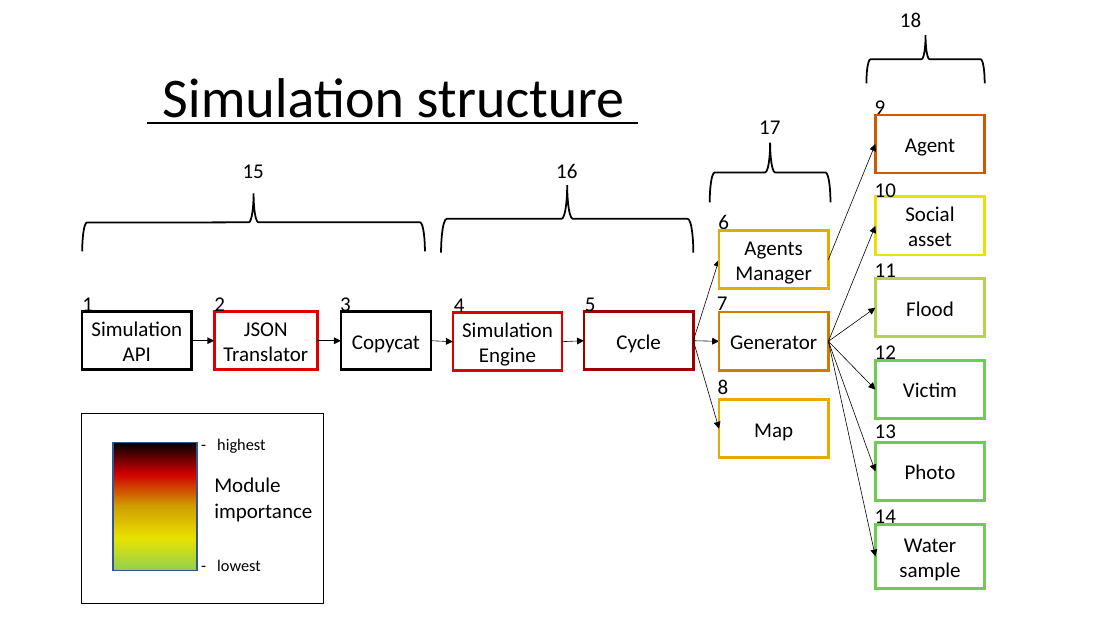
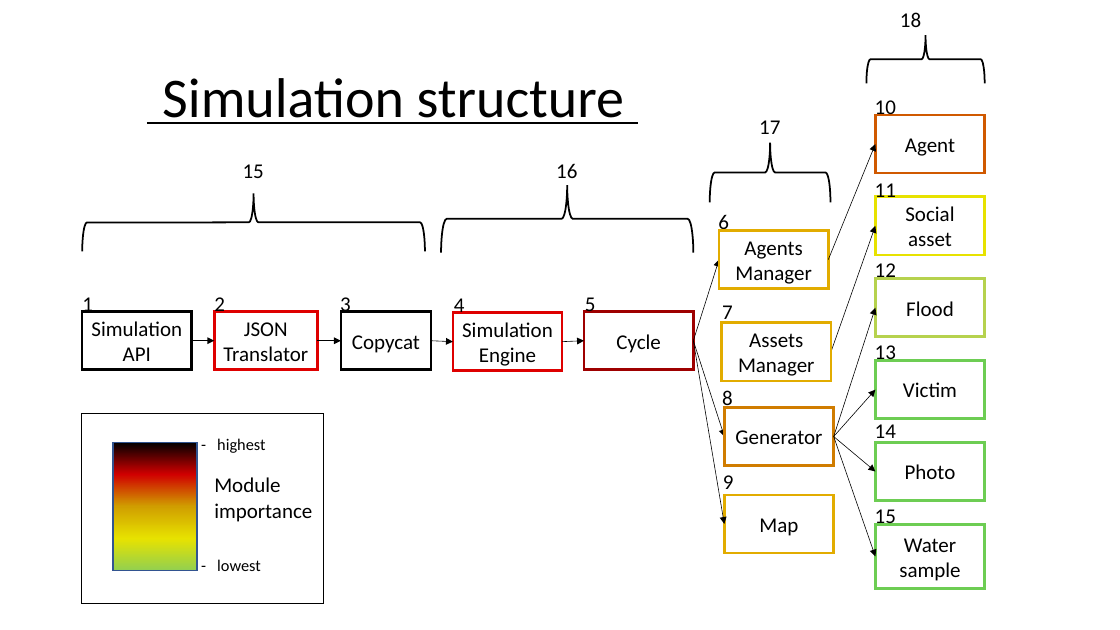
Before and after one commit to jojo0severo/DisasterSimulatorRefactored, a slide deck: slide 1 of docs/Documentation.pptx. Drawn at 1120x630 pixels with LibreOffice and Linux fonts; fonts in the diff are those of the drawing. Boxes give left, top, right and bottom in pixels: in the first picture for what was removed or moved away, otherwise in the second. Text is boxed around its words. In the diff, an @@ line names an element or a change of style, - is before the commit and + after.

```diff
--- a/docs/Documentation.pptx
+++ b/docs/Documentation.pptx
@@ arrow moved from (828, 341) - (875, 226) to (831, 352) - (875, 226) @@
@@ 4 texts: place and size @@
-4 texts at box(875, 183, 896, 445)
+4 texts at box(875, 100, 896, 366)
@@ text "7": place and size @@
-text "7" at box(717, 296, 728, 316)
+text "7" at box(722, 305, 733, 325)
@@ rectangle added at box(722, 323, 831, 381), fill #FFFFFF, outline #E2AC00 2.25 pt, 18 pt, text #000000 @@
+Assets Manager
@@ arrow moved from (828, 341) - (875, 308) to (834, 437) - (875, 308) @@
@@ arrow moved from (693, 341) - (719, 429) to (693, 341) - (724, 524) @@
@@ arrow moved from (693, 341) - (719, 341) to (693, 341) - (724, 437) @@
@@ text "8": place and size @@
-text "8" at box(718, 379, 729, 400)
+text "8" at box(722, 390, 733, 412)
@@ rectangle "Generator": place and size @@
-rectangle "Generator" at box(719, 313, 828, 371)
+rectangle "Generator" at box(724, 408, 833, 465)
@@ arrow moved from (828, 341) - (875, 390) to (834, 437) - (875, 390) @@
@@ text "14": place and size @@
-text "14" at box(875, 509, 896, 530)
+text "14" at box(875, 424, 896, 445)
@@ arrow moved from (828, 341) - (875, 557) to (834, 437) - (875, 557) @@
@@ arrow moved from (828, 341) - (875, 471) to (834, 437) - (875, 471) @@
@@ text "9": place and size @@
-text "9" at box(875, 100, 886, 121)
+text "9" at box(723, 475, 734, 495)
@@ rectangle "Map": place and size @@
-rectangle "Map" at box(719, 400, 828, 458)
+rectangle "Map" at box(724, 495, 833, 553)
@@ text added at box(875, 509, 896, 530), 18 pt, text #000000 @@
+15
```
Also in this commit, not shown: 1 other slide changed, 6 slides added, 5 other files.
